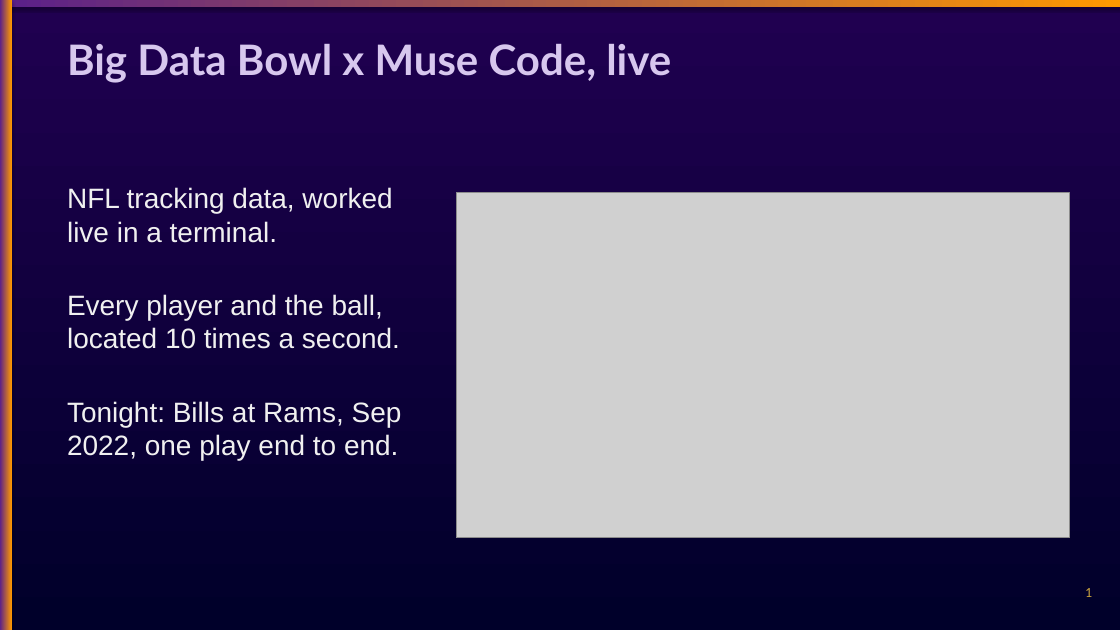
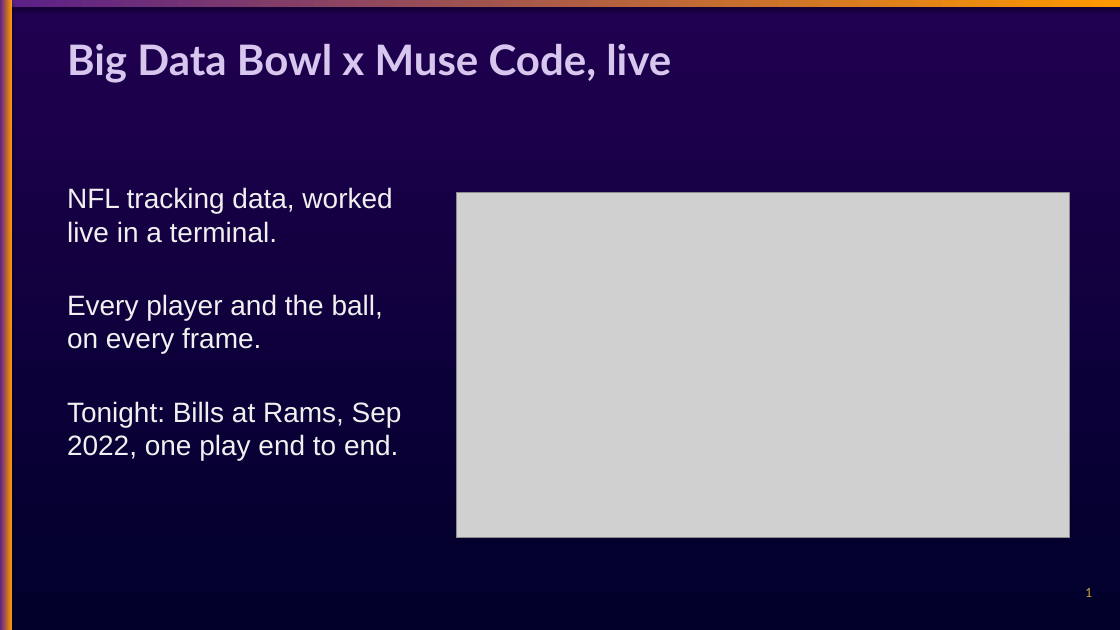
Before and after one commit to chasko-labs/nfl-big-data-bowl-2027, a slide deck: slide 1 of deck/unified.pptx. Drawn at 1120x630 pixels with LibreOffice and Linux fonts; fonts in the diff are those of the drawing; grey boxes stand for pictures. Boxes give left, top, right and bottom in pixels: in the first picture for what was removed or moved away, otherwise in the second. Text is boxed around its words. In the diff, an @@ line names an element or a change of style, - is before the commit and + after.

```diff
--- a/deck/unified.pptx
+++ b/deck/unified.pptx
@@ text at <box>67,294,383,354</box>: text changed @@
-Every player and the ball, located 10 times a second.
+Every player and the ball, on every frame.
```
Also in this commit, not shown: 1 other slide changed.
